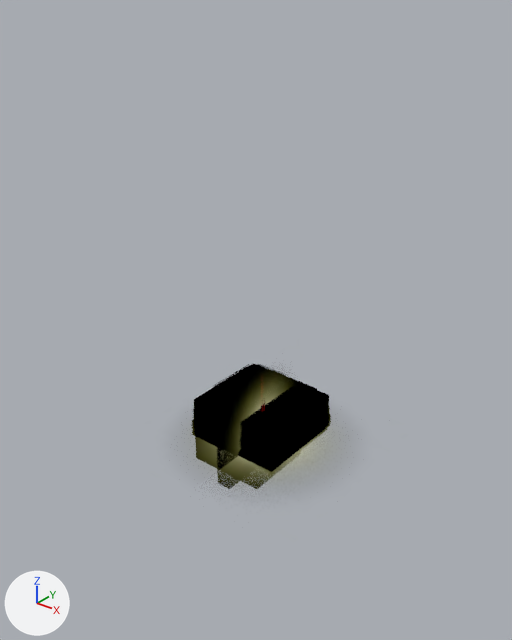
One commit to the glTF model content/assets/models/imported/revivehuman.glb: the scene before it, then after it.
One viewpoint serves both versions: a camera (50 mm lens) standing at (12.66, -16.15, 14.69) and looking at (-0.1, -0.2, 4.8). Every picture has the same lights, and +X, +Y and +Z are marked at lower left. The first picture is the older version. Vertices at exactly the same position are counted once.

The older version as bpy lines, for what is in view:
```python
ob_mesh = bpy.data.objects.new('mesh', me_revivehuman)
ob_mesh.location = (0.0, 0.0, 0.0)
```
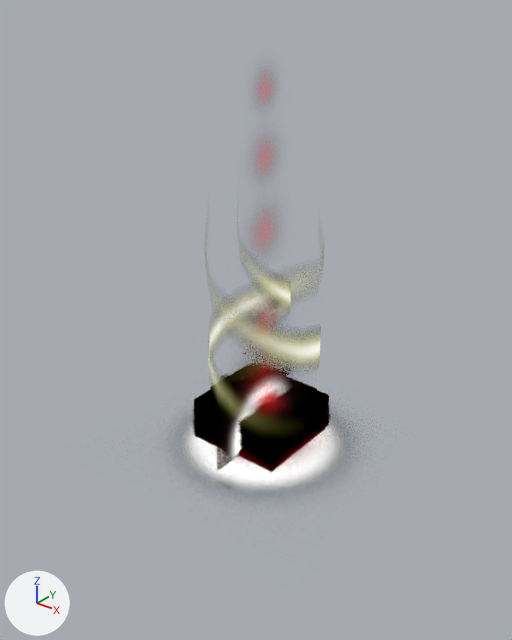
The change, as a list of edits to the scene's bpy script:
```text
Add img_image_3:
    img_image_3 = load_image('Image_3', '_unpacked/Image_3', 64, 64, 'sRGB')
Add img_image_2:
    img_image_2 = load_image('Image_2', '_unpacked/Image_2', 64, 64, 'sRGB')
Change mat_teamglow0:
    where n0 = _N.new('ShaderNodeBsdfPrincipled'); n0.name = 'Principled BSDF'
    remove n0.inputs[0].default_value = (0.0, 0.0, 0.0, 1.0)  # 'Base Color', black #000000
    remove n0.inputs[4].default_value = 0.0  # 'Alpha'
    add n0.inputs[28].default_value = 2.0  # 'Emission Strength'
    add n2 = _N.new('ShaderNodeTexImage'); n2.name = 'Image Texture'
    add n2.image = img_image_0
    add n3 = _N.new('ShaderNodeTexImage'); n3.name = 'Image Texture.001'
    add n3.image = img_image_0
    add _L.new(n2.outputs[0], n0.inputs[27])  # 'Color' to 'Emission Color'
    add _L.new(n3.outputs[0], n0.inputs[0])  # 'Color' to 'Base Color'
    add _L.new(n3.outputs[1], n0.inputs[4])  # 'Alpha' to 'Alpha'
Change mat_mat1:
    where n2 = _N.new('ShaderNodeTexImage'); n2.name = 'Image Texture'
    n2.image: img_image_0 -> img_image_1
    where n3 = _N.new('ShaderNodeTexImage'); n3.name = 'Image Texture.001'
    n3.image: img_image_0 -> img_image_1
Change mat_mat3:
    where n2 = _N.new('ShaderNodeTexImage'); n2.name = 'Image Texture'
    n2.image: img_image_1 -> img_image_2
    where n3 = _N.new('ShaderNodeTexImage'); n3.name = 'Image Texture.001'
    n3.image: img_image_1 -> img_image_2
Add mat_mat4:
    mat_mat4 = bpy.data.materials.new('mat4')
    # uses the picture img_image_3
Change me_revivehuman:
    used by ob_mesh; location = (0.0, 0.0, 0.0)
    remove me_revivehuman.from_pydata(...)  # 240 vertices, 170 faces; spans x -5.3..5.4, y -5.4..5.4, z -3.4..13.3
    add me_revivehuman.from_pydata(...)  # 330 vertices, 254 faces; spans x -5.3..5.4, y -5.4..5.4, z -3.4..13.3
    me_revivehuman part 1: a new loose piece of 30 vertices spanning x -1.7..1.9, y -1.8..1.8, z 0.7..9.3, in mat_mat1
    me_revivehuman part 2: a new loose piece of 30 vertices spanning x -1.7..1.9, y -1.9..1.8, z 0.7..9.3, in mat_mat1
    me_revivehuman part 3: a new loose piece of 30 vertices spanning x -0.7..0.9, y -0.9..0.8, z 3.2..9.8, in mat_mat1
    me_revivehuman part 4: 4 faces spanning x -3.9..3.9, y -3.9..3.9, z -1.9..3.3 switch from mat_mat3 to mat_mat4
```

What differs and where, as boxes (x1, y1, x2, y2) in the pictures (512 x 640 px):
'mesh', surface changed, reshaped: before (39, 29, 473, 611); after (184, 276, 342, 491)
part 1 of me_revivehuman, added: after (208, 285, 288, 385)
part 2 of me_revivehuman, added: after (249, 331, 321, 362)
part 3 of me_revivehuman, added: after (260, 276, 291, 308)
part 4 of me_revivehuman, recoloured: after (184, 379, 342, 491)
